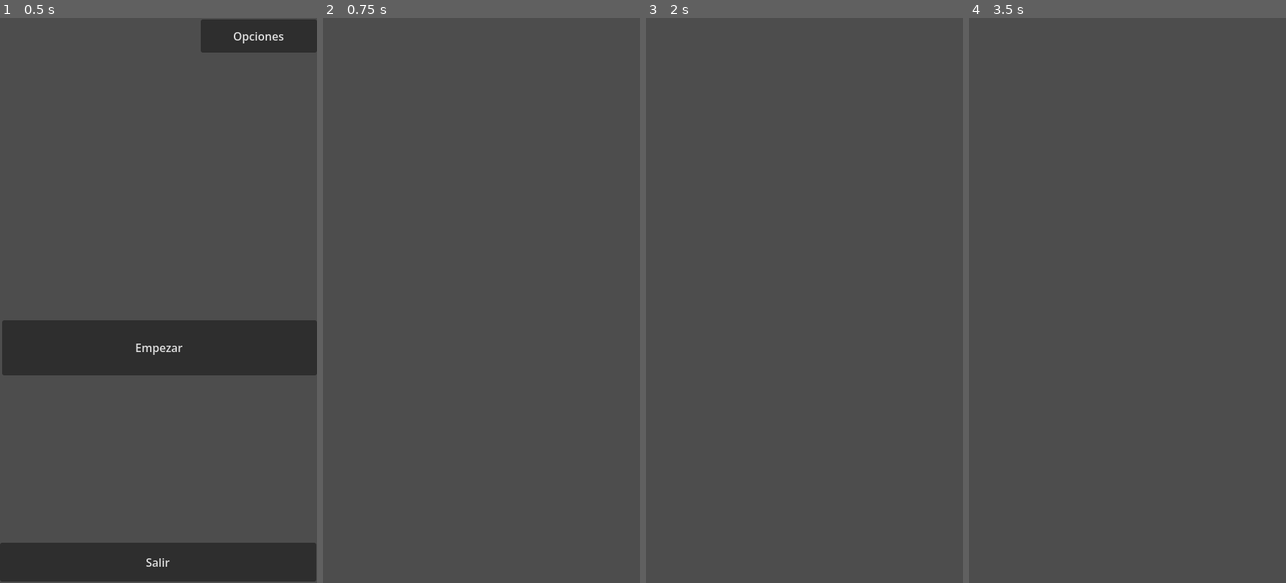
Above: before the commit, frames 1-4 (left to right).
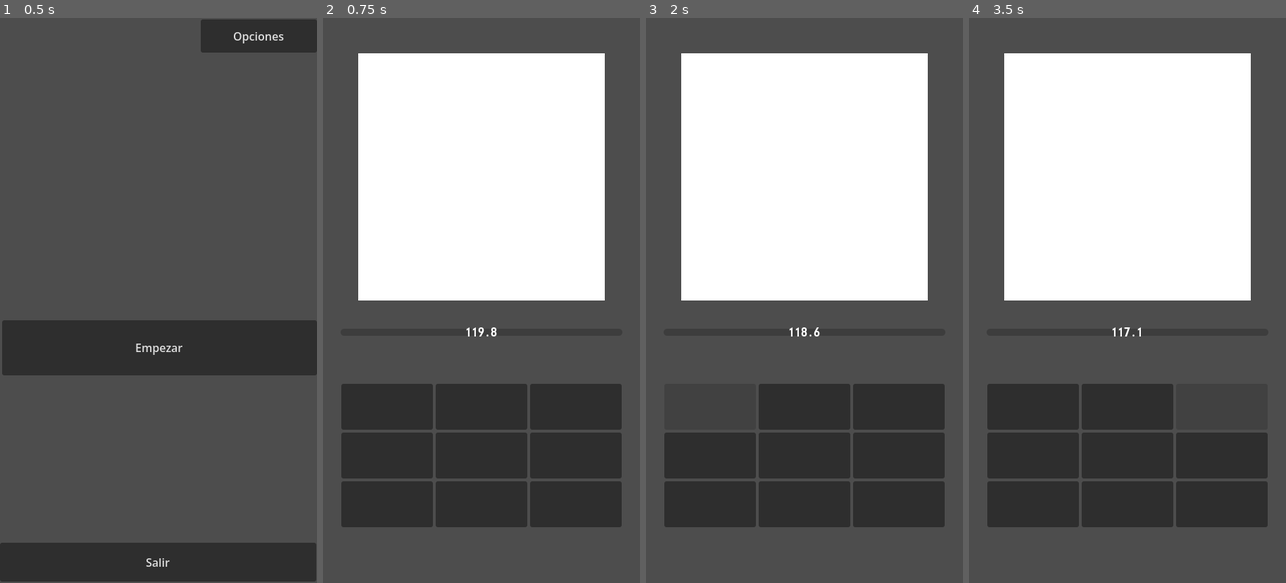
Above: after the commit, the same moments.

Repository: justDemian/Hack-Hash
Game: Godot game, scene res://scenes/main.tscn
Two runs of this game, one before a commit and one after it. Both use one fixed random seed, a clock stepped at 60 frames per second and the inputs below.
Inputs (mouse positions are in pixels of both pictures, inside the frame that each line leads up to):
- Up to frame 1 (0.5 s): no input
- Up to frame 2 (0.75 s): click "Empezar" at 0.5 s
- Up to frame 3 (2 s): click (709, 407) at 1.27 s
- Up to frame 4 (3.5 s): click (1127, 407) at 2.02 s; click (1222, 407) at 2.77 s

Frame 1 is identical in both runs. In frame 2, 55% of the frame differs, in the area x 5-95%, y 6-91%; in frame 3, 53%; in frame 4, 53%.

Commit message:
Update: mg_goto_finish_line started script

Diff:
--- a/scenes/mg_goto_finish_line.tscn
+++ b/scenes/mg_goto_finish_line.tscn
@@ -1,3 +1,94 @@
 [gd_scene format=3 uid="uid://dkdtrajeqq0v7"]
 
+[ext_resource type="Script" uid="uid://ci4ixb7i1wl33" path="res://scripts/mg_goto_finish_line.gd" id="1_n7ewk"]
+[ext_resource type="FontFile" uid="uid://48g51questg8" path="res://fonts/monofonto rg.otf" id="2_jh0y2"]
+
 [node name="GameAdmin" type="Node2D" unique_id=1199970276]
+script = ExtResource("1_n7ewk")
+
+[node name="Control" type="Control" parent="." unique_id=208707684]
+layout_mode = 3
+anchors_preset = 0
+offset_right = 40.0
+offset_bottom = 40.0
+
+[node name="Maze" type="ColorRect" parent="Control" unique_id=28798632]
+layout_mode = 0
+offset_left = 50.0
+offset_top = 50.0
+offset_right = 400.0
+offset_bottom = 400.0
+
+[node name="MazeMap" type="GridContainer" parent="Control/Maze" unique_id=1218181280]
+layout_mode = 0
+offset_right = 40.0
+offset_bottom = 40.0
+
+[node name="CenterContainer" type="CenterContainer" parent="Control" unique_id=1030318701]
+layout_mode = 0
+offset_left = 25.0
+offset_top = 425.0
+offset_right = 425.0
+offset_bottom = 465.0
+
+[node name="TimeLeftBar" type="ProgressBar" parent="Control/CenterContainer" unique_id=683397731]
+custom_minimum_size = Vector2(400, 10)
+layout_mode = 2
+show_percentage = false
+
+[node name="TimeLeftLabel" type="Label" parent="Control/CenterContainer" unique_id=866832521]
+layout_mode = 2
+theme_override_fonts/font = ExtResource("2_jh0y2")
+theme_override_font_sizes/font_size = 18
+text = "Time Left"
+
+[node name="Moves" type="CenterContainer" parent="Control" unique_id=148441972]
+custom_minimum_size = Vector2(400, 300)
+layout_mode = 0
+offset_left = 25.0
+offset_top = 470.0
+offset_right = 425.0
+offset_bottom = 770.0
+
+[node name="GridContainer" type="GridContainer" parent="Control/Moves" unique_id=1286873114]
+layout_mode = 2
+columns = 3
+
+[node name="Move1" type="Button" parent="Control/Moves/GridContainer" unique_id=1377959423]
+custom_minimum_size = Vector2(130, 65)
+layout_mode = 2
+
+[node name="Move2" type="Button" parent="Control/Moves/GridContainer" unique_id=740242312]
+custom_minimum_size = Vector2(130, 65)
+layout_mode = 2
+
+[node name="Move3" type="Button" parent="Control/Moves/GridContainer" unique_id=367883868]
+custom_minimum_size = Vector2(130, 65)
+layout_mode = 2
+
+[node name="Move4" type="Button" parent="Control/Moves/GridContainer" unique_id=310406134]
+custom_minimum_size = Vector2(130, 65)
+layout_mode = 2
+
+[node name="Move5" type="Button" parent="Control/Moves/GridContainer" unique_id=1785533546]
+custom_minimum_size = Vector2(130, 65)
+layout_mode = 2
+
+[node name="Move6" type="Button" parent="Control/Moves/GridContainer" unique_id=1660547538]
+custom_minimum_size = Vector2(130, 65)
+layout_mode = 2
+
+[node name="Move7" type="Button" parent="Control/Moves/GridContainer" unique_id=917119492]
+custom_minimum_size = Vector2(130, 65)
+layout_mode = 2
+
+[node name="Move8" type="Button" parent="Control/Moves/GridContainer" unique_id=1482976707]
+custom_minimum_size = Vector2(130, 65)
+layout_mode = 2
+
+[node name="Move9" type="Button" parent="Control/Moves/GridContainer" unique_id=645468325]
+custom_minimum_size = Vector2(130, 65)
+layout_mode = 2
+
+[node name="Timer" type="Timer" parent="." unique_id=1635096389]
+wait_time = 120.0
--- /dev/null
+++ b/scripts/mg_goto_finish_line.gd
@@ -0,0 +1,64 @@
+extends Node2D
+
+@onready var move_1: Button = $Control/Moves/GridContainer/Move1
+@onready var move_2: Button = $Control/Moves/GridContainer/Move2
+@onready var move_3: Button = $Control/Moves/GridContainer/Move3
+@onready var move_4: Button = $Control/Moves/GridContainer/Move4
+@onready var move_5: Button = $Control/Moves/GridContainer/Move5
+@onready var move_6: Button = $Control/Moves/GridContainer/Move6
+@onready var move_7: Button = $Control/Moves/GridContainer/Move7
+@onready var move_8: Button = $Control/Moves/GridContainer/Move8
+@onready var move_9: Button = $Control/Moves/GridContainer/Move9
+
+@onready var time_left_bar: ProgressBar = $Control/CenterContainer/TimeLeftBar
+@onready var time_left_label: Label = $Control/CenterContainer/TimeLeftLabel
+@onready var timer: Timer = $Timer
+
+var maze: Array[Array]
+
+# Called when the node enters the scene tree for the first time.
+func _ready() -> void:
+	time_left_bar.max_value = timer.wait_time
+	timer.start()
+	generate_maze()
+
+# Called every frame. 'delta' is the elapsed time since the previous frame.
+func _process(delta: float) -> void:
+	time_left_label.text = str(timer.time_left).pad_decimals(1)
+
+func generate_maze(size: int = 8) -> void:
+	# Creating the Space
+	for i in range(size):
+		var maze_row: Array[String]
+		for j in range(size):
+			maze_row.append("n")
+		maze.append(maze_row)
+
+	# Poblate the maze
+	for row in range(size):
+		for col in range(size):
+			poblate(row, col, size)
+
+	for col in range(size):
+		print(maze[col])
+
+func poblate(row: int, col: int, size: int) -> void:
+	var new_cell: String = "n"
+	var posible_cells: Array[String]
+	# Defining the Starting Point
+	if col + row == 0:
+		match randi_range(0,2):
+			0: new_cell = "0"
+			1: new_cell = "1"
+			2: new_cell = "4"
+
+	# First row Restriction evaluate x-1, x+1, y-1
+	elif row == 0:
+		evaluate_neighbor(row, col, "left", posible_cells)
+		pass
+
+	maze[col][row] = new_cell
+
+func evaluate_neighbor(row: int, col: int,neighbor: String, cell_list: Array[String]) -> void:
+
+	pass
Not shown, added: scripts/mg_goto_finish_line.gd.uid
Binary file added: sprites/basic_maze.png
Not shown, added: sprites/basic_maze.png.import
Not shown, changed: kanban_tasks_data.kanban
